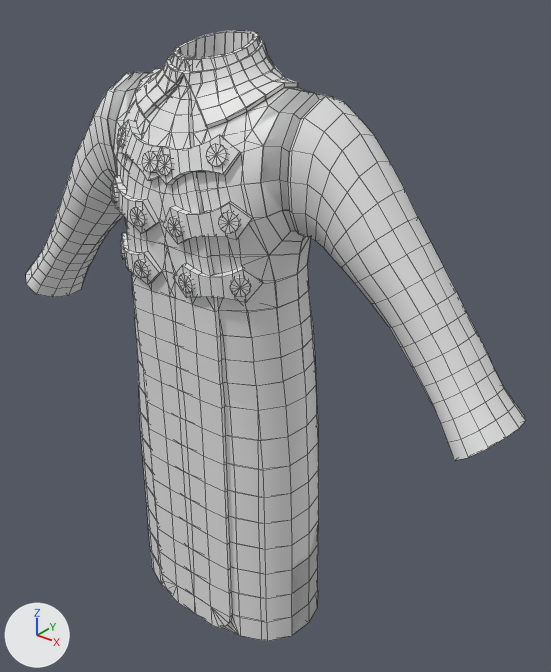
The Blender file Attires_Modular/Attires_Outerwear/Attire_Outerwear_OvercoatSoviet/Attire_Outerwear_OvercoatSoviet.blend as it was, and as the next commit left it.
The view is the same before and after, from a 50 mm camera at (0.892, -0.956, 1.665) aimed at (0.072, 0.069, 1.03). Arrows for +X, +Y and +Z are at lower left; the lights stay in place. The older version comes first. Mesh edges are drawn as thin lines.

Objects in the first picture: 'Attire_Outerwear_OvercoatSoviet', 'Attire_Outerwear_OvercoatSoviet_Sleeves'.
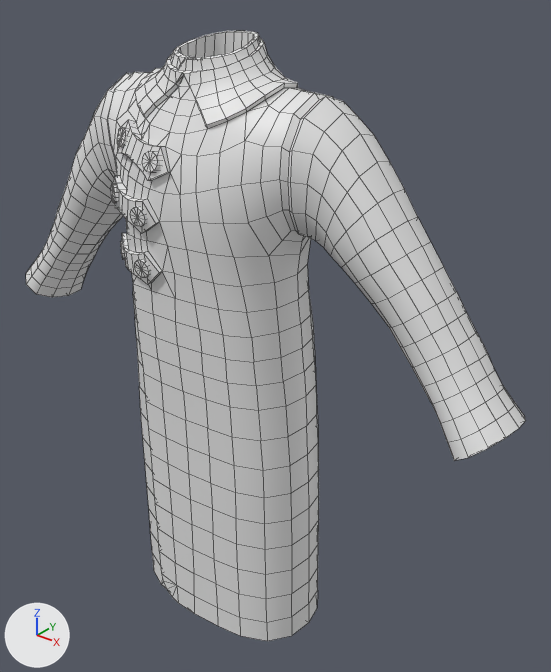
What the commit changed:
Object 'Attire_Outerwear_OvercoatSoviet' (ob_attire_outerwear_overcoatsoviet) loses its MIRROR modifier named 'Mirror'.
Modifier setting removed (it was use_mirror_merge = False).

Pixel boxes (x1, y1, x2, y2) of what changed, in the pictures (551 x 672 px):
'Attire_Outerwear_OvercoatSoviet', modifiers changed: (107, 30, 333, 641) in both
